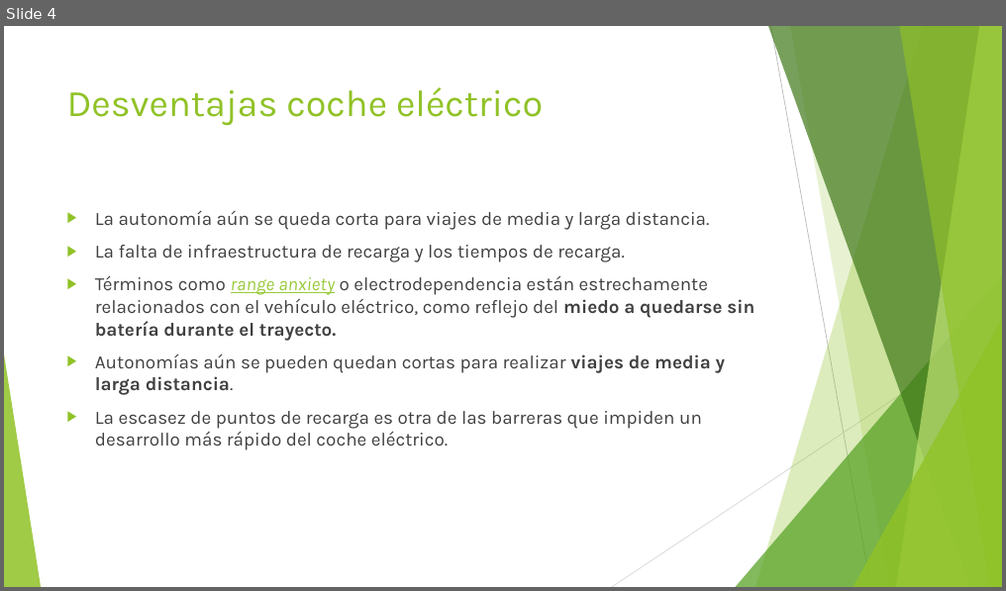
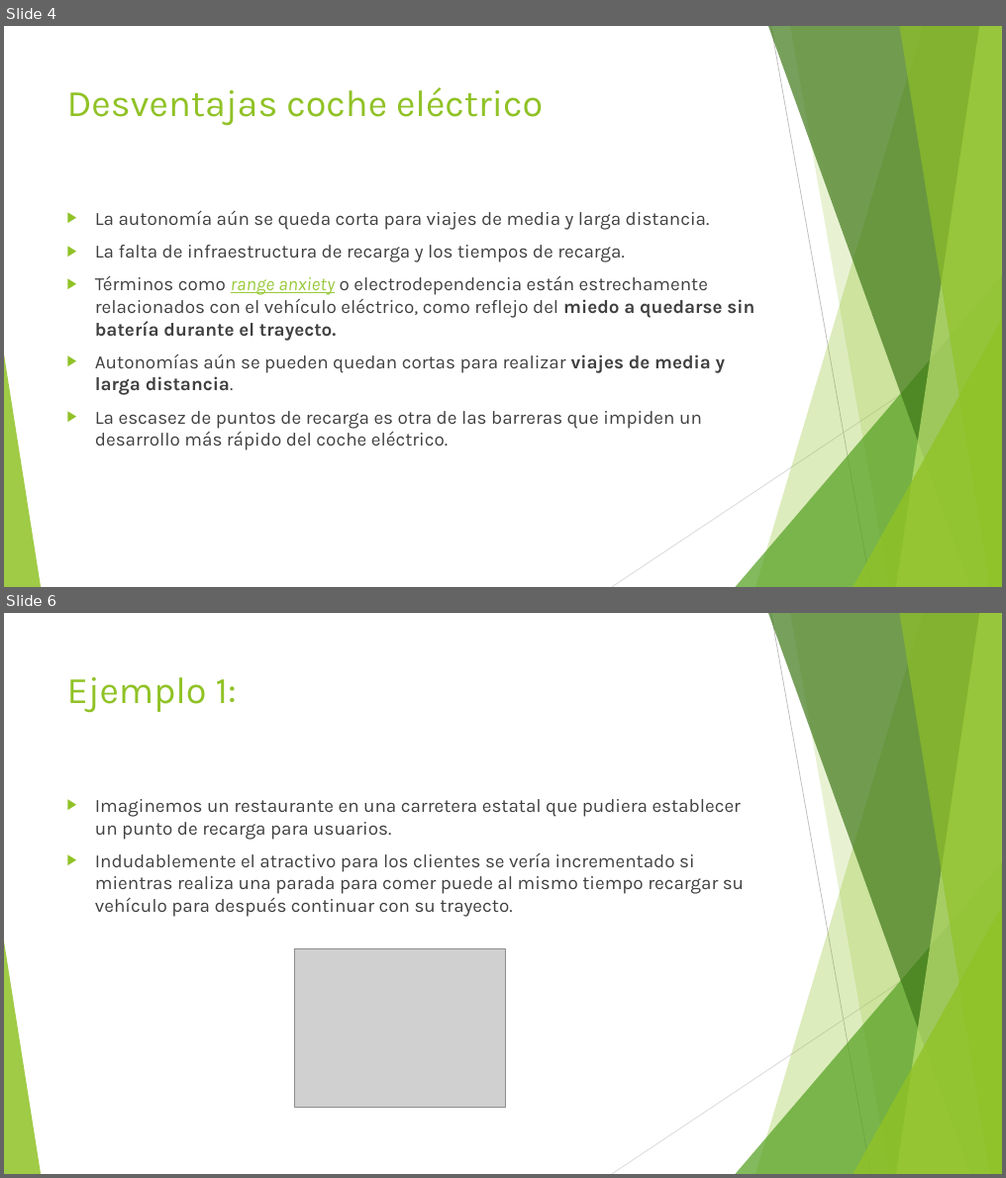
Before and after one commit to JMTE/ChargingPoints, a slide deck: Presentación_PPT_25_05_2022/CHARGING POINTS.pptx. Shown one above the other, each under a label of ours: slide 4 before the commit, slides 4 and 6 after it; the slides between them are not shown. The pictures are 1006x591 and 1006x1178 pixels, drawn with LibreOffice and Linux fonts; fonts in the diff are those of the drawing; grey boxes stand for pictures. Boxes give left, top, right and bottom in pixels: in the first picture for what was removed or moved away, otherwise in the second. Text is boxed around its words. In the diff, an @@ line names an element or a change of style, - is before the commit and + after.

```diff
--- a/Presentación_PPT_25_05_2022/CHARGING POINTS.pptx
+++ b/Presentación_PPT_25_05_2022/CHARGING POINTS.pptx
@@ slide 6 added at <box>4,613,1002,1174</box>, background #FFFFFF; not listed: 10 template elements that a slide beside it also shows @@
@@ title added at <box>67,677,237,713</box>, 36 pt, text #90C226 @@
+Ejemplo 1:
@@ text added at <box>95,799,744,917</box>, 18 pt, text #404040 @@
+▶ Imaginemos un restaurante en una carretera estatal que pudiera establecer un punto de recarga para usuarios.
+▶ Indudablemente el atractivo para los clientes se vería incrementado si mientras realiza una parada para comer puede al mismo tiempo recargar su vehículo para después continuar con su trayecto.
@@ picture added at <box>294,950,506,1107</box> @@
```
Also in this commit, not shown: 1 slide changed, 1 other slide added.
